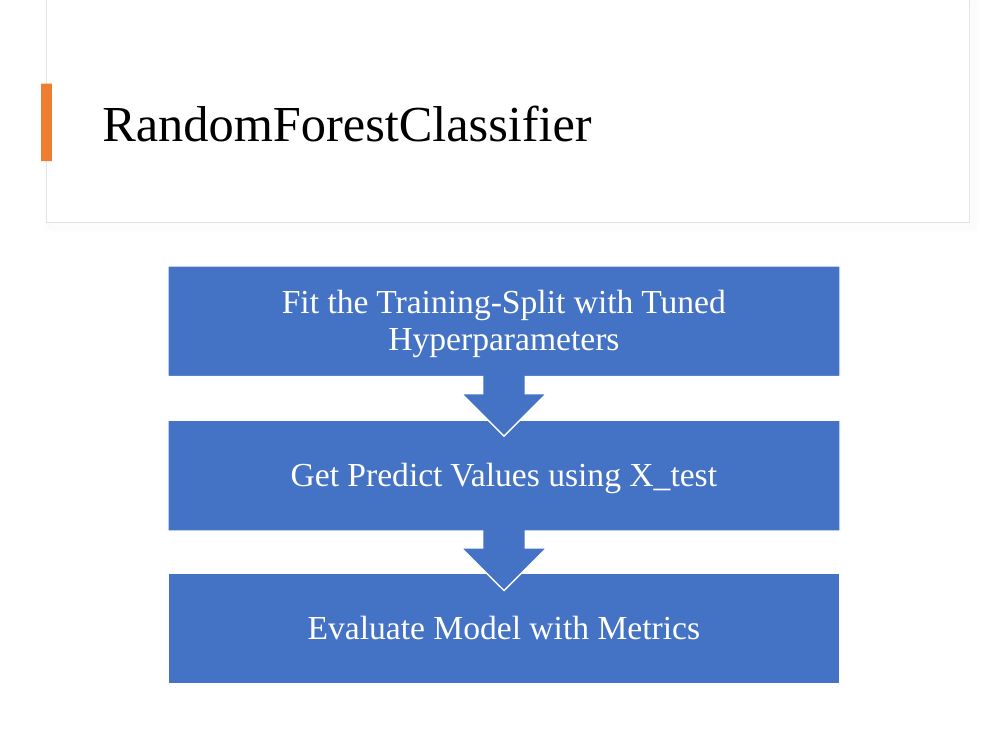
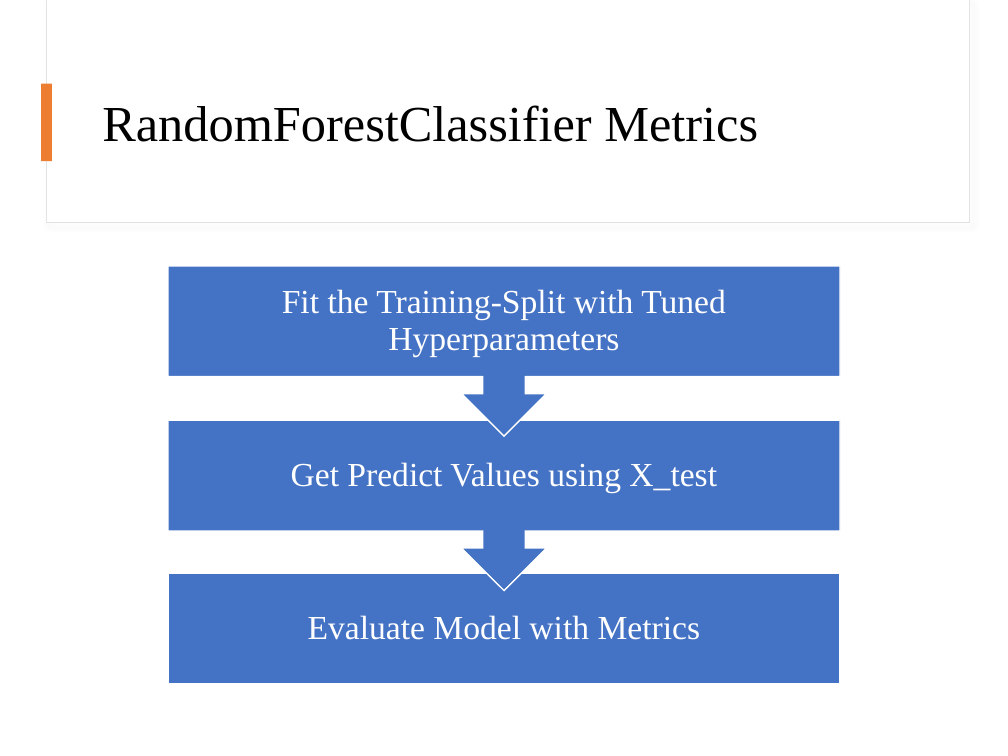
Before and after one commit to mengyanl/DirectMarketing, a slide deck: slide 10 of DirectMarket.pptx. Drawn at 1008x756 pixels with LibreOffice and Linux fonts; fonts in the diff are those of the drawing. Boxes give left, top, right and bottom in pixels: in the first picture for what was removed or moved away, otherwise in the second. Text is boxed around its words. In the diff, an @@ line names an element or a change of style, - is before the commit and + after.

```diff
--- a/DirectMarket.pptx
+++ b/DirectMarket.pptx
@@ title at box(102, 105, 758, 142): text changed @@
-RandomForestClassifier
+RandomForestClassifier Metrics
```
Also in this commit, not shown: 4 other slides changed, 1 slide added.
